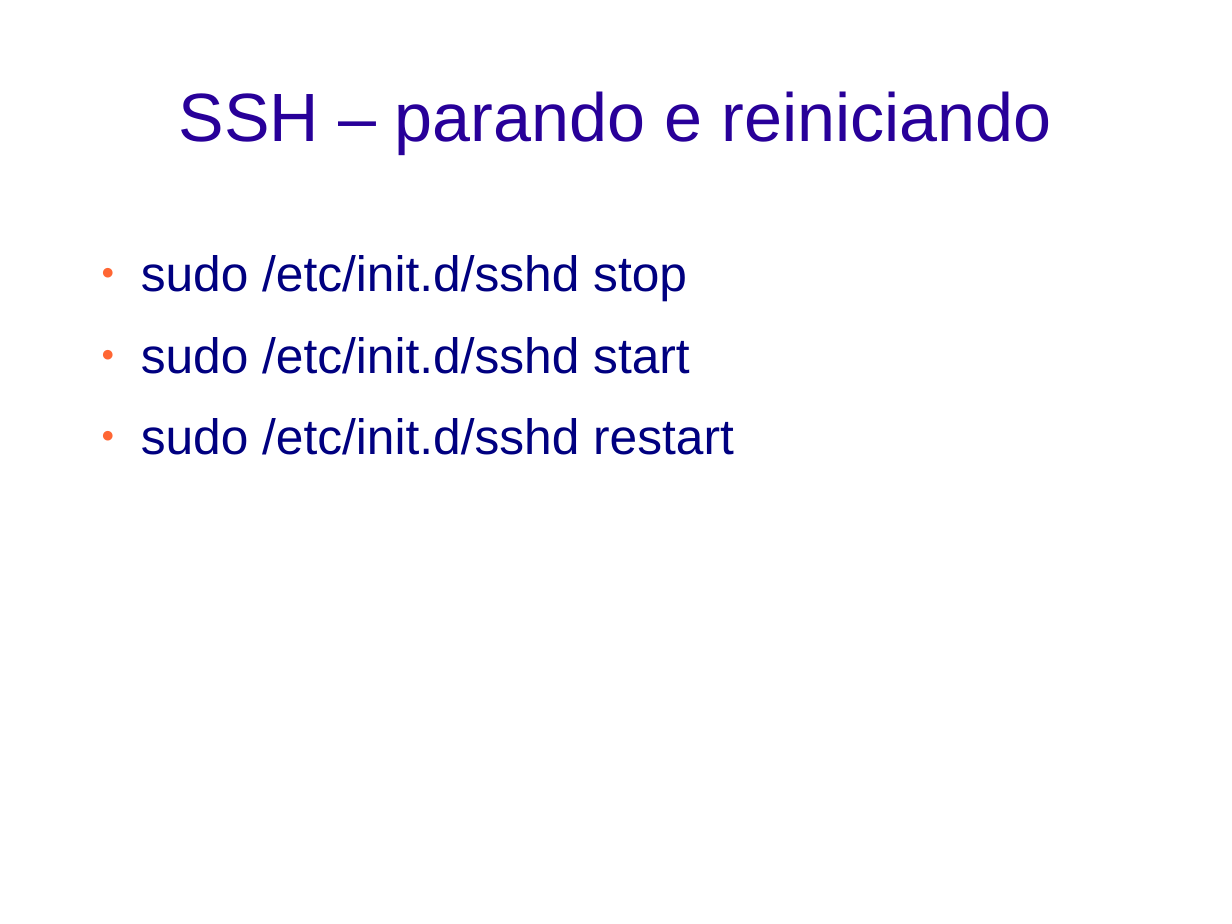
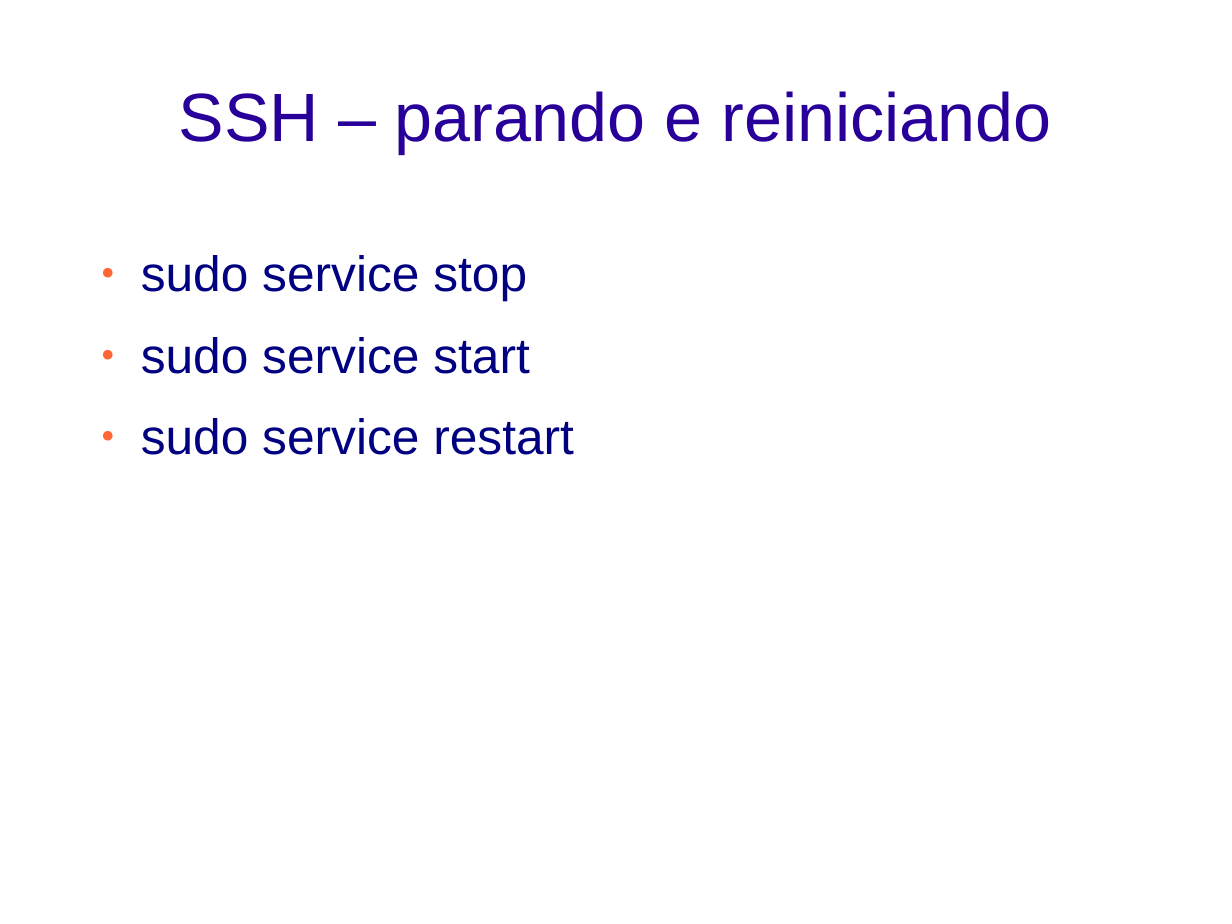
Before and after one commit to gabrielfedel/aulas_linux, a slide deck: slide 11 of aula_ssh_rsync.odp. Drawn at 1232x924 pixels with LibreOffice and Linux fonts; fonts in the diff are those of the drawing; background and template pictures are left out. Boxes give left, top, right and bottom in pixels: in the first picture for what was removed or moved away, otherwise in the second. Text is boxed around its words. In the diff, an @@ line names an element or a change of style, - is before the commit and + after.

```diff
--- a/aula_ssh_rsync.odp
+++ b/aula_ssh_rsync.odp
@@ text at [141, 255, 574, 455]: text changed @@
-● sudo /etc/init.d/sshd stop
-● sudo /etc/init.d/sshd start
-● sudo /etc/init.d/sshd restart
+● sudo service stop
+● sudo service start
+● sudo service restart
```
Also in this commit, not shown: 3 other files.
